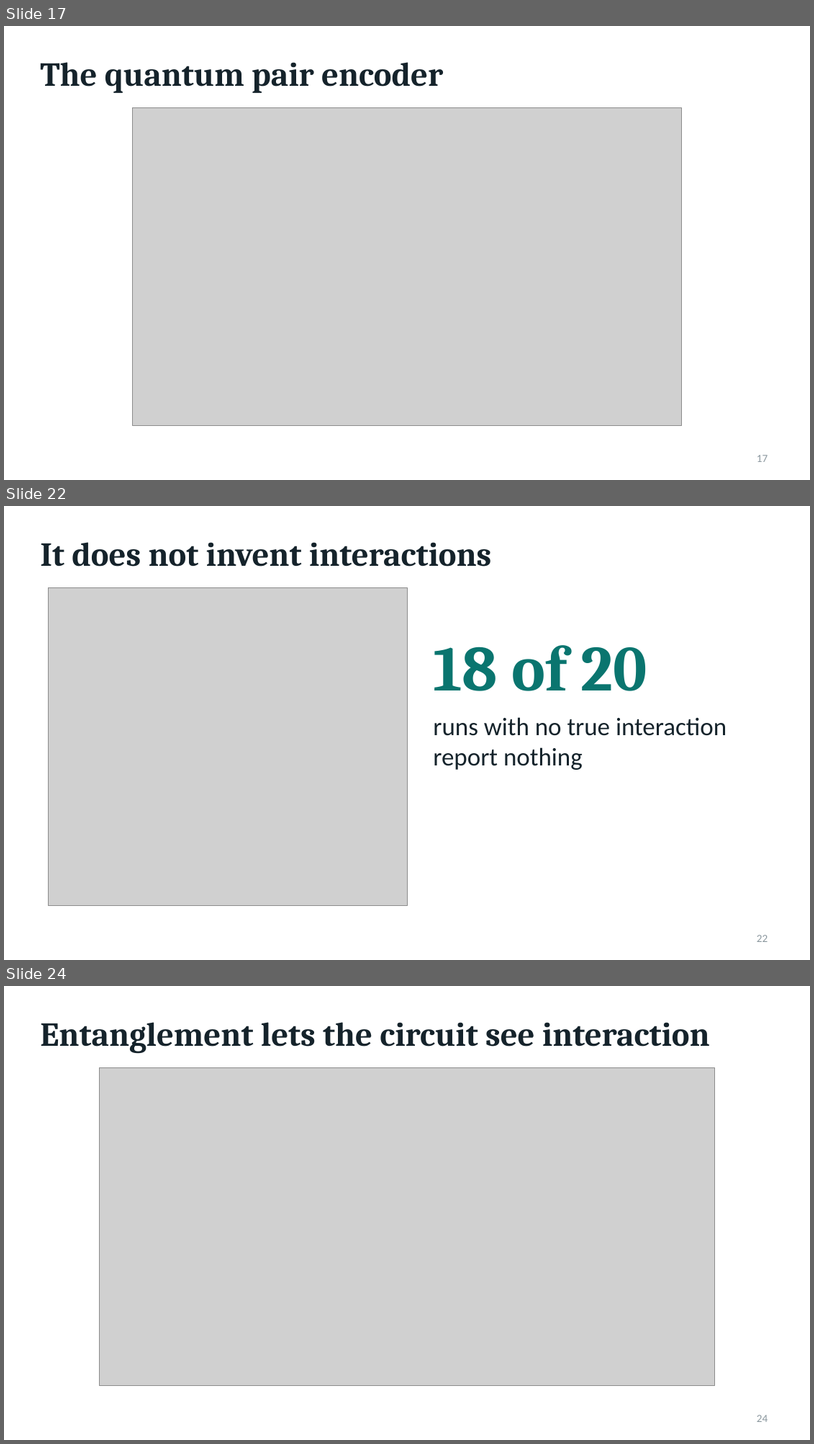
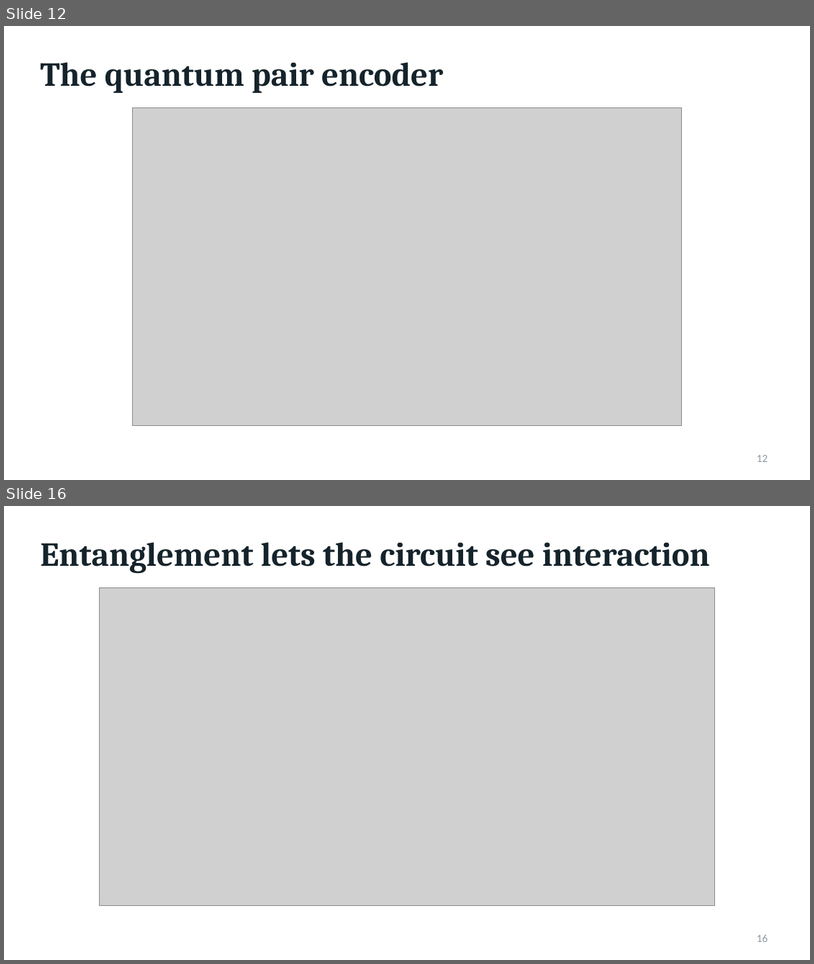
Before and after one commit to coderboic/QGenomix, a slide deck: QGenomix_Final_Panel_Evaluation_Presentation.pptx. Shown one above the other, each under a label of ours: slides 17, 22 and 24 before the commit, slides 12 and 16 after it; the slides between them are not shown. The pictures are 814x1444 and 814x964 pixels, drawn with LibreOffice and Linux fonts; fonts in the diff are those of the drawing; grey boxes stand for pictures. Boxes give left, top, right and bottom in pixels: in the first picture for what was removed or moved away, otherwise in the second. Text is boxed around its words. In the diff, an @@ line names an element or a change of style, - is before the commit and + after.

```diff
--- a/QGenomix_Final_Panel_Evaluation_Presentation.pptx
+++ b/QGenomix_Final_Panel_Evaluation_Presentation.pptx
@@ slide 22 removed at (x1=4, y1=506, x2=810, y2=960), background #FFFFFF @@
@@ title removed at (x1=40, y1=542, x2=492, y2=566) @@
-It does not invent interactions
@@ picture removed at (x1=48, y1=587, x2=407, y2=906) @@
@@ text removed at (x1=433, y1=645, x2=648, y2=691) @@
-18 of 20
@@ text removed at (x1=433, y1=717, x2=727, y2=770) @@
-runs with no true interaction report nothing
@@ page number removed at (x1=757, y1=934, x2=768, y2=942) @@
-22
@@ what was slide 17 is now slide 12 @@
@@ page number at (x1=757, y1=454, x2=768, y2=462): text changed @@
-17
+12
@@ what was slide 24 is now slide 16 @@
@@ page number at (x1=757, y1=934, x2=768, y2=942): text changed @@
-24
+16
```
Also in this commit, not shown: 7 slides changed, 1 slide added, 12 other slides removed, 8 other files.
